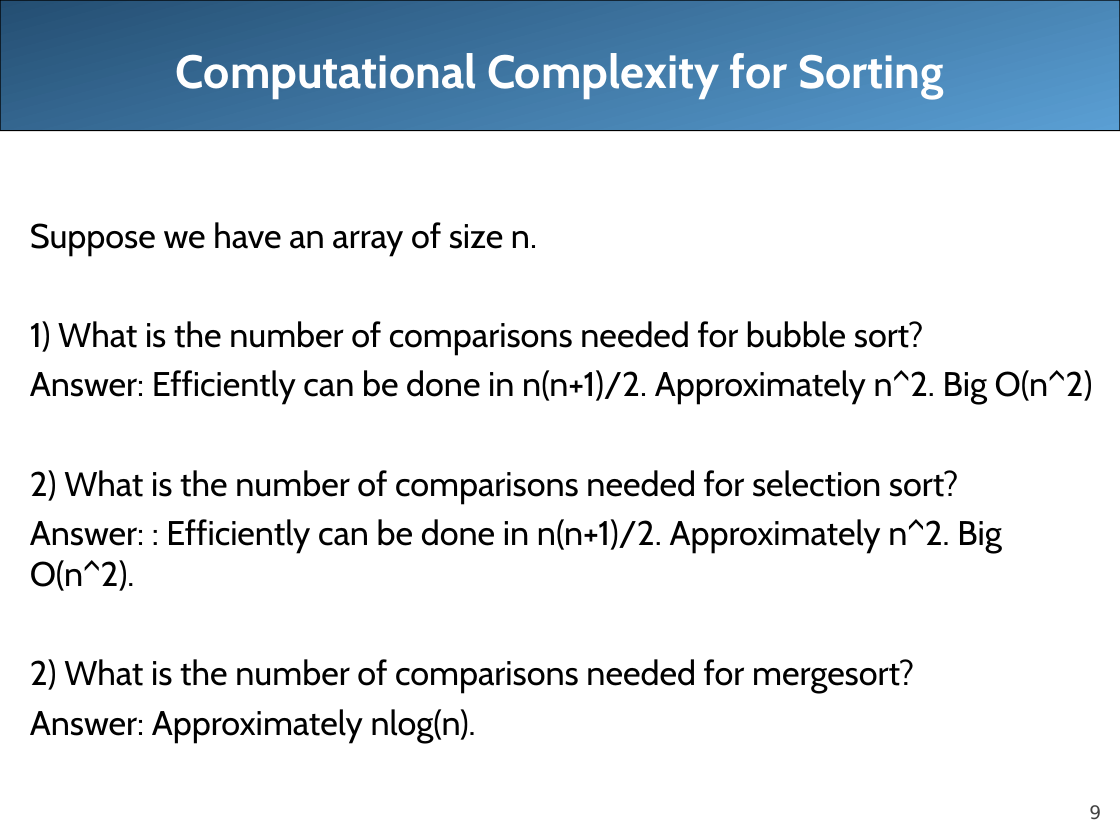
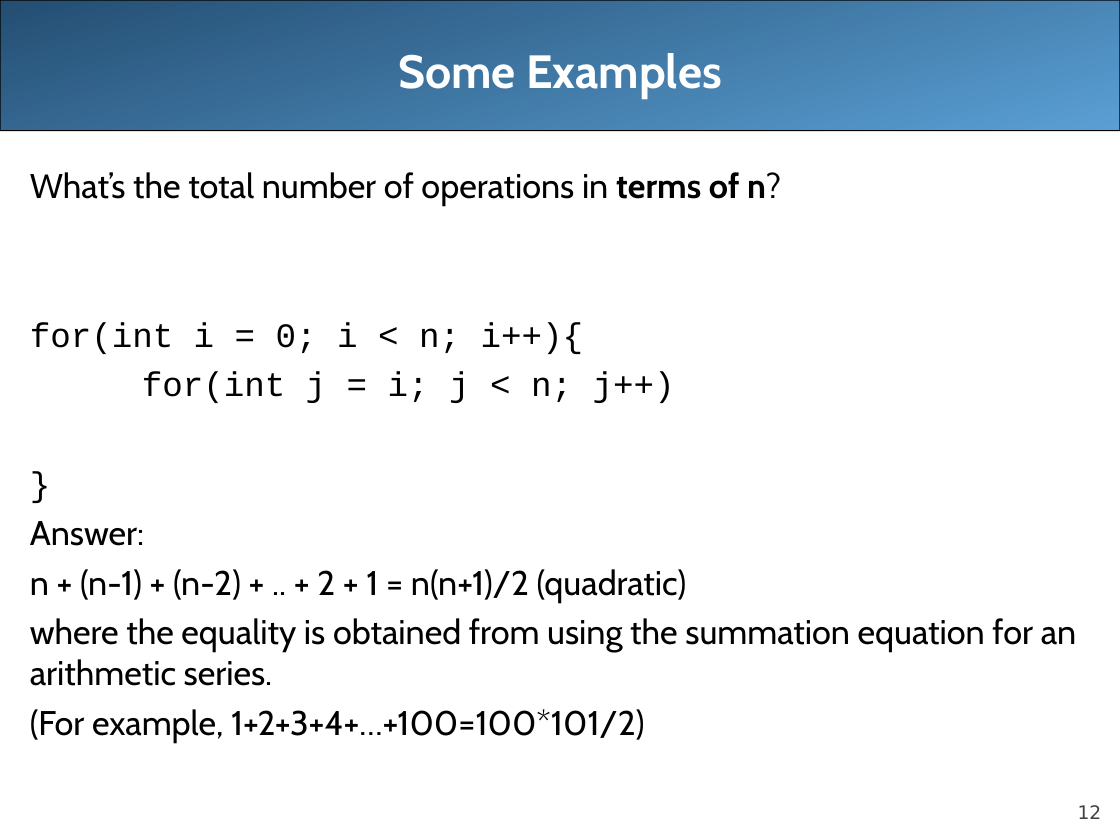
Before and after one commit to LongBaoNguyen/longbaonguyen.github.io, a slide deck: slide 12 of courses/apcsa/lecture12.ppt (slide 9 before the commit). Drawn at 1120x840 pixels with LibreOffice and Linux fonts; fonts in the diff are those of the drawing. Boxes give left, top, right and bottom in pixels: in the first picture for what was removed or moved away, otherwise in the second. Text is boxed around its words. In the diff, an @@ line names an element or a change of style, - is before the commit and + after.

```diff
--- a/courses/apcsa/lecture12.ppt
+++ b/courses/apcsa/lecture12.ppt
@@ title at (x1=398, y1=53, x2=722, y2=100): text changed @@
-Computational Complexity for Sorting
+Some Examples
@@ text at (x1=30, y1=172, x2=1077, y2=744): text changed @@
-Suppose we have an array of size n.
-1) What is the number of comparisons needed for bubble sort?
-Answer: Efficiently can be done in n(n+1)/2. Approximately n^2. Big O(n^2)
-2) What is the number of comparisons needed for selection sort?
-Answer: : Efficiently can be done in n(n+1)/2. Approximately n^2. Big O(n^2).
-2) What is the number of comparisons needed for mergesort?
-Answer: Approximately nlog(n).
+What’s the total number of operations in terms of n?
+for(int i = 0; i < n; i++){
+for(int j = i; j < n; j++)
+}
+Answer:
+n + (n-1) + (n-2) + .. + 2 + 1 = n(n+1)/2 (quadratic)
+where the equality is obtained from using the summation equation for an arithmetic series.
+(For example, 1+2+3+4+…+100=100*101/2)
@@ page number at (x1=1078, y1=805, x2=1102, y2=819): text changed @@
-9
+12
```
Also in this commit, not shown: 5 other slides changed, 8 slides added, 2 slides removed, 2 other files.
